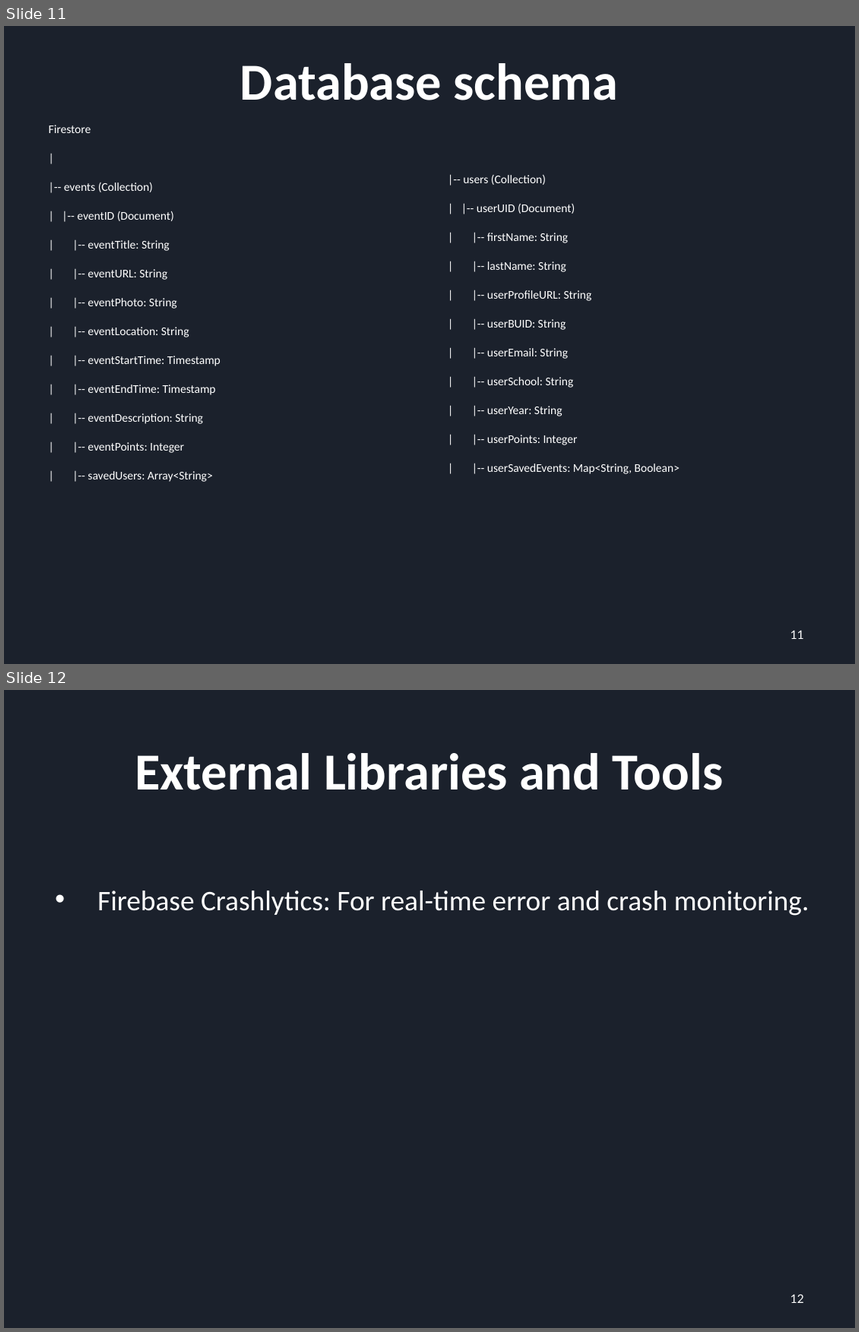
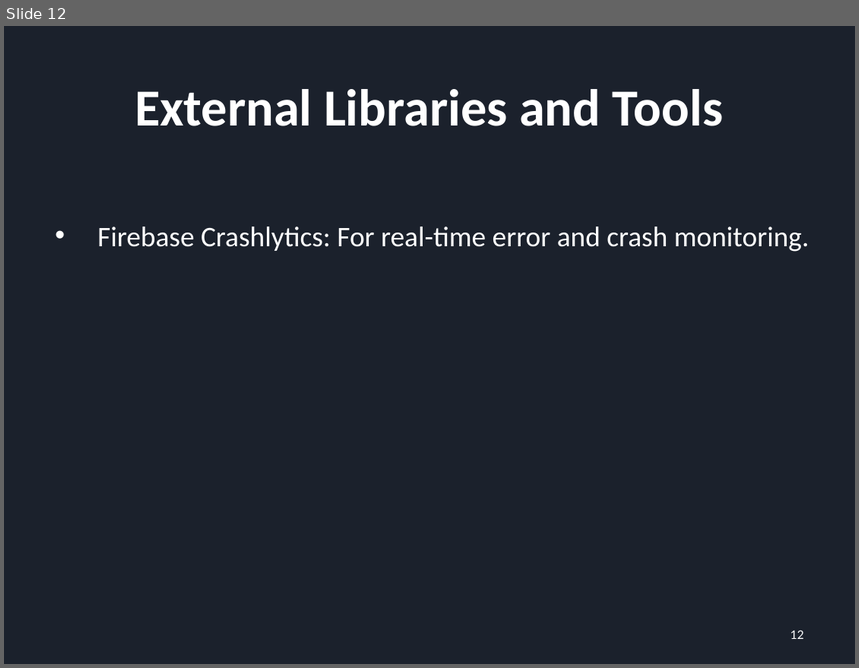
Before and after one commit to YuchenCao1/Jialong-Yuchen-Zihan-Team-BU-Event-Planer, a slide deck: First_PRE.pptx. Shown one above the other, each under a label of ours: slides 11 and 12 before the commit, slide 12 after it. The pictures are 859x1332 and 859x668 pixels, drawn with LibreOffice and Linux fonts; fonts in the diff are those of the drawing. Boxes give left, top, right and bottom in pixels: in the first picture for what was removed or moved away, otherwise in the second. Text is boxed around its words. In the diff, an @@ line names an element or a change of style, - is before the commit and + after.

```diff
--- a/First_PRE.pptx
+++ b/First_PRE.pptx
@@ slide 11 removed at [4,26,855,664], background #1B212C @@
@@ title removed at [240,63,618,100] @@
-Database schema
@@ text removed at [49,125,221,482] @@
-Firestore
-|
-|-- events (Collection)
-| |-- eventID (Document)
-| |-- eventTitle: String
-| |-- eventURL: String
-| |-- eventPhoto: String
-| |-- eventLocation: String
-| |-- eventStartTime: Timestamp
-| |-- eventEndTime: Timestamp
-| |-- eventDescription: String
-| |-- eventPoints: Integer
-| |-- savedUsers: Array<String>
@@ text removed at [463,175,680,474] @@
-|-- users (Collection)
-| |-- userUID (Document)
-| |-- firstName: String
-| |-- lastName: String
-| |-- userProfileURL: String
-| |-- userBUID: String
-| |-- userEmail: String
-| |-- userSchool: String
-| |-- userYear: String
-| |-- userPoints: Integer
-| |-- userSavedEvents: Map<String, Boolean>
@@ page number removed at [791,631,804,639] @@
-11
```
Also in this commit, not shown: 2 slides changed, 2 slides added, 1 other slide removed, 2 other files.
